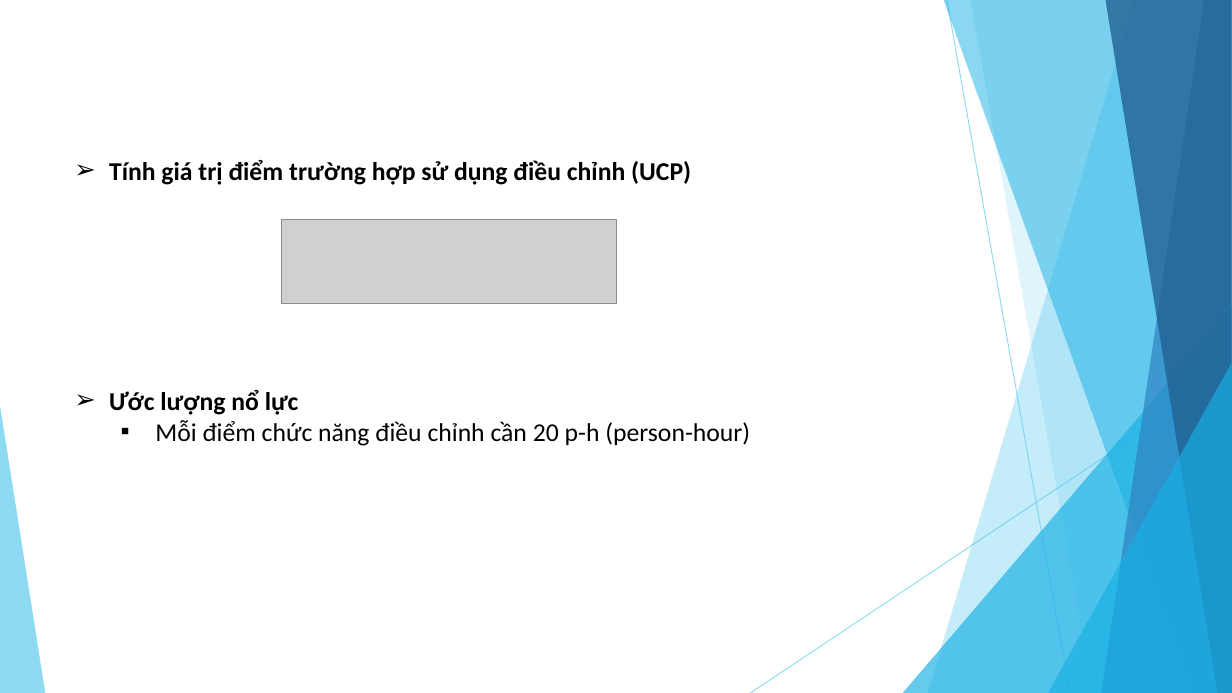
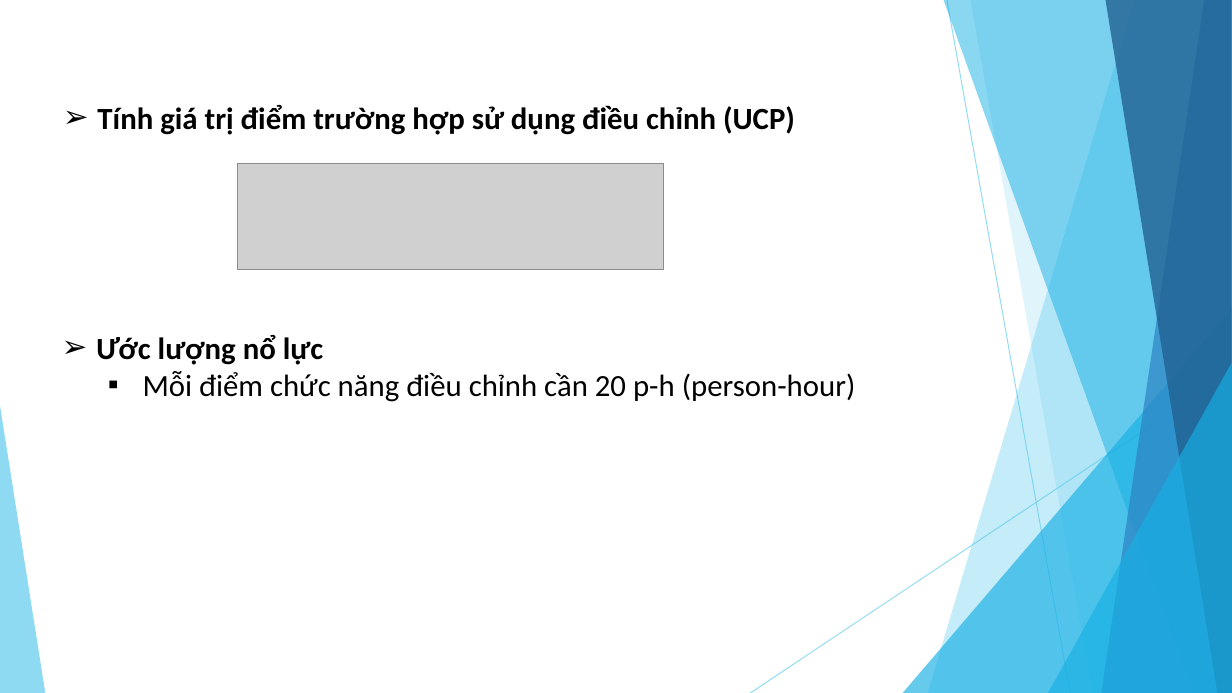
Before and after one commit to Project-Manager-Subject/ecom-shop, a slide deck: slide 15 of blog/docs/webiste_maytinh.pptx. Drawn at 1232x693 pixels with LibreOffice and Linux fonts; fonts in the diff are those of the drawing; grey boxes stand for pictures. Boxes give left, top, right and bottom in pixels: in the first picture for what was removed or moved away, otherwise in the second. Text is boxed around its words. In the diff, an @@ line names an element or a change of style, - is before the commit and + after.

```diff
--- a/blog/docs/webiste_maytinh.pptx
+++ b/blog/docs/webiste_maytinh.pptx
@@ text "Tính giá trị điểm trường ..." at [97, 105, 795, 135]: size 20 to 24 pt @@
@@ text "Tính giá trị điểm trường ...": place and size @@
-text "Tính giá trị điểm trường ..." at [109, 160, 691, 185]
+text "Tính giá trị điểm trường ..." at [97, 105, 795, 135]
@@ picture: place and size @@
-picture at [282, 220, 617, 304]
+picture at [238, 164, 665, 270]
@@ text "Ước lượng nổ lực": place and size @@
-text "Ước lượng nổ lực" at [109, 390, 750, 446]
+text "Ước lượng nổ lực" at [96, 335, 856, 402]
@@ text "Ước lượng nổ lực" at [96, 335, 856, 402]: size 20 to 24 pt @@
```
Also in this commit, not shown: 17 other slides changed, 10 slides added, 10 slides removed, 1 other file.
